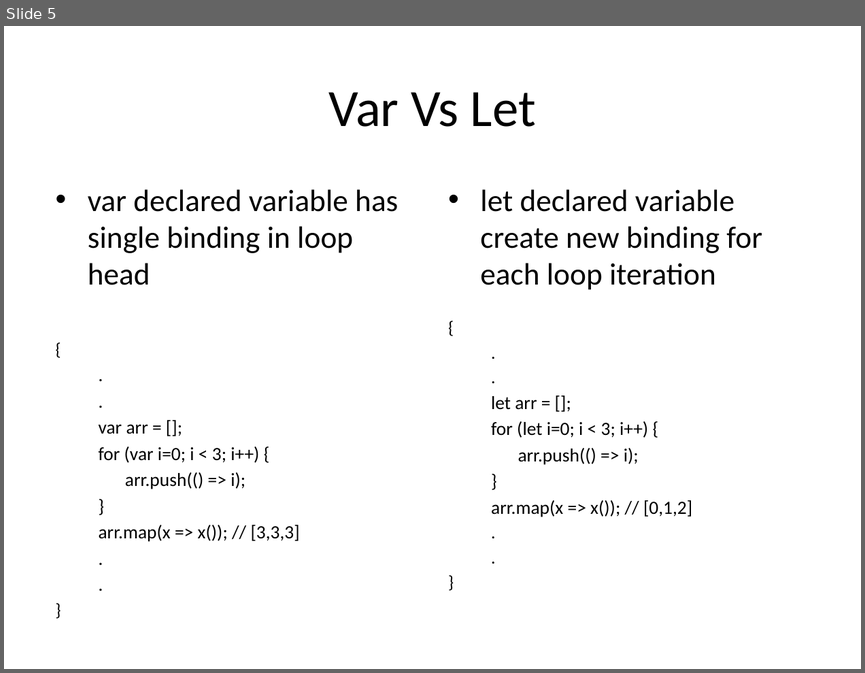
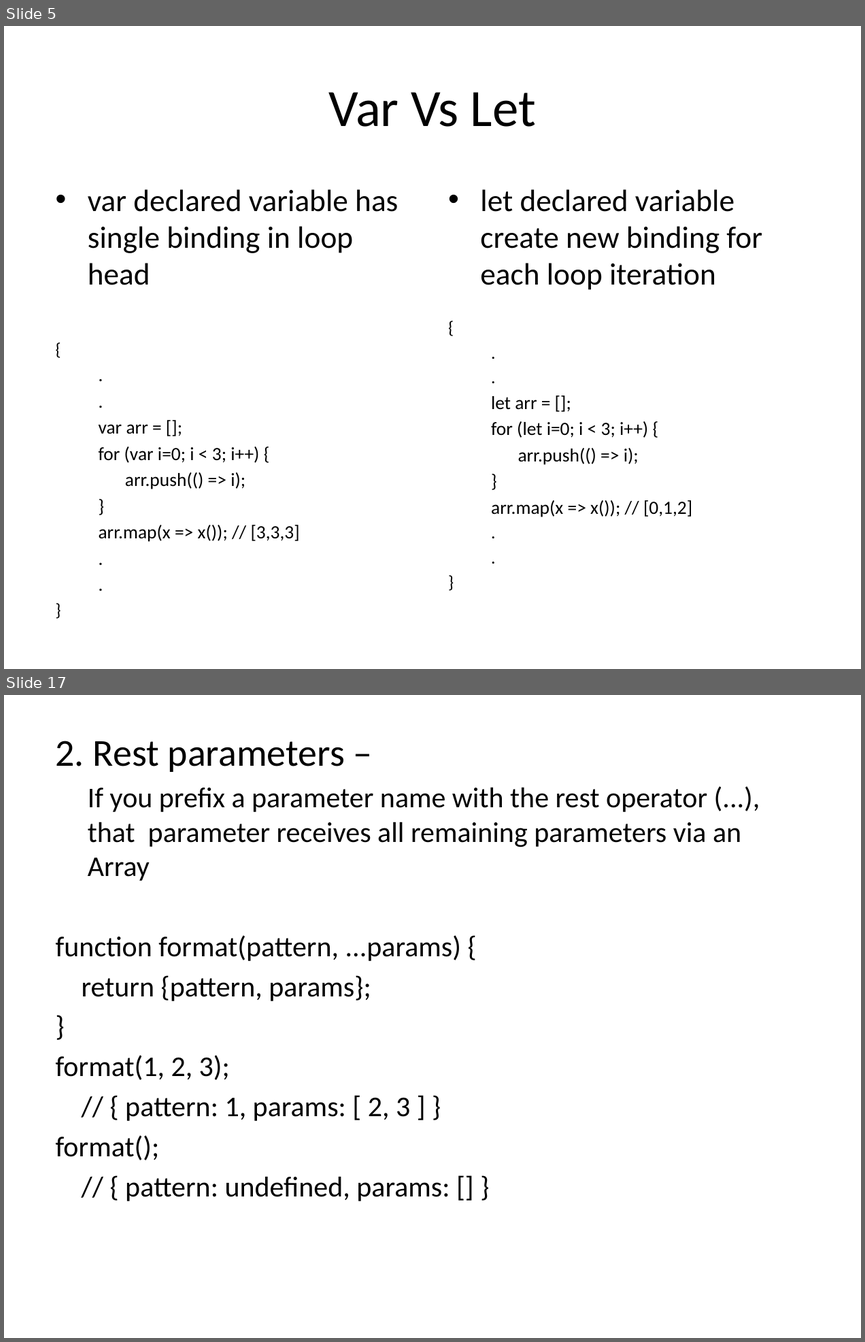
Before and after one commit to jaybidwai02/jsFrameworks, a slide deck: es6/ES6.pptx. Shown one above the other, each under a label of ours: slide 5 before the commit, slides 5 and 17 after it; the slides between them are not shown. The pictures are 865x673 and 865x1342 pixels, drawn with LibreOffice and Linux fonts; fonts in the diff are those of the drawing. Boxes give left, top, right and bottom in pixels: in the first picture for what was removed or moved away, otherwise in the second. Text is boxed around its words. In the diff, an @@ line names an element or a change of style, - is before the commit and + after.

```diff
--- a/es6/ES6.pptx
+++ b/es6/ES6.pptx
@@ slide 17 added at (4, 695, 861, 1338), background #FFFFFF @@
@@ text added at (56, 741, 741, 1201), 24 pt, text #000000 @@
+2. Rest parameters –
+If you prefix a parameter name with the rest operator (...), that parameter receives all remaining parameters via an Array
+function format(pattern, ...params) {
+return {pattern, params};
+}
+format(1, 2, 3);
+// { pattern: 1, params: [ 2, 3 ] }
+format();
+// { pattern: undefined, params: [] }
```
Also in this commit, not shown: 12 other slides added, 1 other file.
